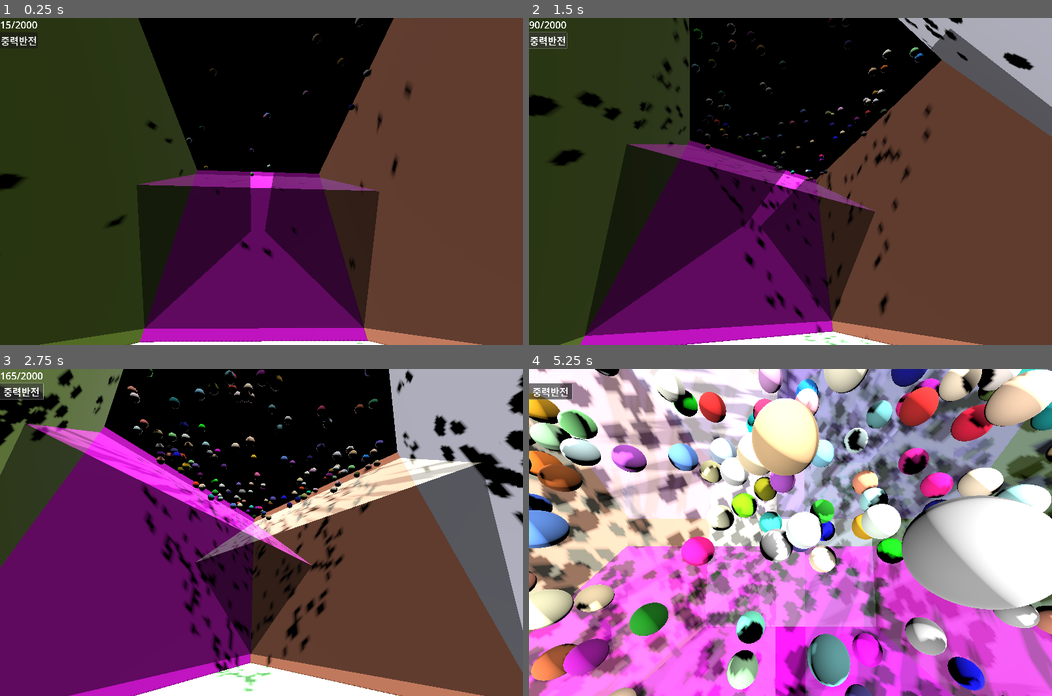
Above: before the commit, frames 1-4 (two rows, left to right).
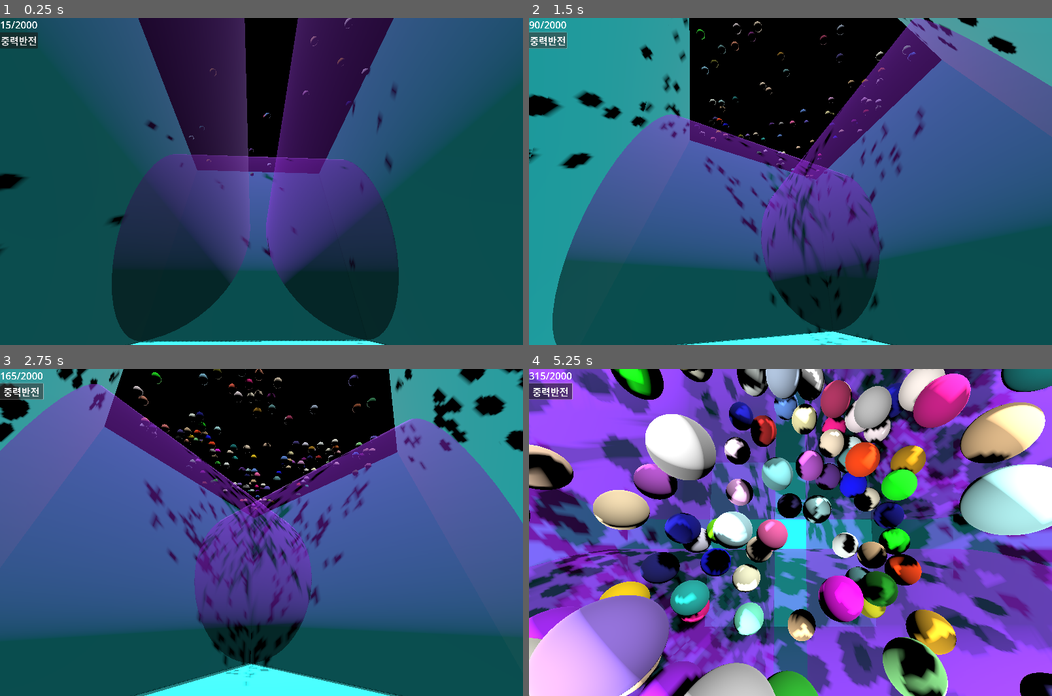
Above: after the commit, the same moments.

Repository: kasworld/gd4hourglass
Game: Godot game, scene res://main.tscn
The game is run twice, just before and just after one commit, with the same random seed, the same clock (stepped at 60 frames per second) and the same inputs.
Inputs (mouse positions are in pixels of both pictures, inside the frame that each line leads up to):
- Up to frame 1 (0.25 s): no input
- Up to frame 2 (1.5 s): click "중력반전" at 0.5 s; click "중력반전" at 1.25 s
- Up to frame 3 (2.75 s): click "중력반전" at 2 s
- Up to frame 4 (5.25 s): tap Enter at 2.75, 2.85, 3.6, 4.35, 5.1 s; move the mouse to (905, 516) at 2.77 s; click (905, 516) at 2.92 s; tap Space at 3.02, 3.77 s; move the mouse to (685, 548) at 3.52 s; click (685, 548) at 3.67 s; move the mouse to (842, 460) at 4.27 s; click (842, 460) at 4.42 s; move the mouse to (764, 597) at 5.02 s; click (764, 597) at 5.17 s

The runs differ from the first frame. In frame 1, 96% of the frame differs, in the area x 0-100%, y 0-100%; in frame 2, 87%; in frame 3, 86%; in frame 4, 99%.

Commit message:
add glass cylinder

Diff:
--- a/glass_cube.tscn
+++ b/glass_cube.tscn
@@ -9,12 +9,10 @@
 size = Vector3(20, 20, 20)
 
 [sub_resource type="StandardMaterial3D" id="StandardMaterial3D_afi5d"]
-resource_local_to_scene = true
 transparency = 1
 albedo_color = Color(1, 1, 0, 0.494118)
 
 [sub_resource type="BoxMesh" id="BoxMesh_qcpoa"]
-resource_local_to_scene = true
 material = SubResource("StandardMaterial3D_afi5d")
 size = Vector3(20, 20, 20)
 
--- /dev/null
+++ b/glass_cylinder.gd
@@ -0,0 +1,16 @@
+extends StaticBody3D
+class_name GlassCylinder
+
+func _ready() -> void:
+	set_color( Color(NamedColorList.color_list.pick_random()[0], 0.5) )
+
+func set_material(mat :Material) -> GlassCylinder:
+	$MeshInstance3D.mesh.material = mat
+	return self
+
+func set_color(co :Color) -> GlassCylinder:
+	$MeshInstance3D.mesh.material.albedo_color = co
+	return self
+
+func get_color() -> Color:
+	return $MeshInstance3D.mesh.material.albedo_color
--- /dev/null
+++ b/glass_cylinder.tscn
@@ -0,0 +1,32 @@
+[gd_scene load_steps=6 format=3 uid="uid://c1a8d2vgrvllr"]
+
+[ext_resource type="Script" uid="uid://cxdyfyo6sctly" path="res://glass_cylinder.gd" id="1_17qd6"]
+
+[sub_resource type="PhysicsMaterial" id="PhysicsMaterial_ivru2"]
+friction = 0.0
+
+[sub_resource type="CylinderShape3D" id="CylinderShape3D_17qd6"]
+height = 20.0
+radius = 10.0
+
+[sub_resource type="StandardMaterial3D" id="StandardMaterial3D_3a3pc"]
+transparency = 1
+albedo_color = Color(0, 0, 1, 0.490196)
+
+[sub_resource type="CylinderMesh" id="CylinderMesh_rygi4"]
+material = SubResource("StandardMaterial3D_3a3pc")
+top_radius = 10.0
+bottom_radius = 10.0
+height = 20.0
+
+[node name="GlassCylinder" type="StaticBody3D"]
+physics_material_override = SubResource("PhysicsMaterial_ivru2")
+script = ExtResource("1_17qd6")
+
+[node name="CollisionShape3D" type="CollisionShape3D" parent="."]
+transform = Transform3D(1, 0, 0, 0, -4.37114e-08, -1, 0, 1, -4.37114e-08, 0, 0, 0)
+shape = SubResource("CylinderShape3D_17qd6")
+
+[node name="MeshInstance3D" type="MeshInstance3D" parent="."]
+transform = Transform3D(1, 0, 0, 0, -4.37114e-08, -1, 0, 1, -4.37114e-08, 0, 0, 0)
+mesh = SubResource("CylinderMesh_rygi4")
--- a/main.tscn
+++ b/main.tscn
@@ -1,8 +1,9 @@
-[gd_scene load_steps=5 format=3 uid="uid://77755d2wkde0"]
+[gd_scene load_steps=6 format=3 uid="uid://77755d2wkde0"]
 
 [ext_resource type="Script" uid="uid://7lxpeq7pdhao" path="res://main.gd" id="1_ig7tw"]
 [ext_resource type="PackedScene" uid="uid://2s14pnvkeo8t" path="res://glass_cube.tscn" id="3_1bvp3"]
 [ext_resource type="PackedScene" uid="uid://dwv6qfmupuvqj" path="res://wall.tscn" id="3_h2yge"]
+[ext_resource type="PackedScene" uid="uid://c1a8d2vgrvllr" path="res://glass_cylinder.tscn" id="3_lquwl"]
 
 [sub_resource type="Theme" id="Theme_h2yge"]
 default_font_size = 48
@@ -30,24 +31,6 @@
 shadow_enabled = true
 sky_mode = 1
 
-[node name="WallBottom" parent="." instance=ExtResource("3_h2yge")]
-transform = Transform3D(1, 0, 0, 0, 1, 0, 0, 0, 1, 0, -10, 0)
-
-[node name="WallNorth" parent="." instance=ExtResource("3_h2yge")]
-transform = Transform3D(1, 0, 0, 0, -4.37114e-08, -1, 0, 1, -4.37114e-08, 0, 0, -10)
-
-[node name="WallSouth" parent="." instance=ExtResource("3_h2yge")]
-transform = Transform3D(1, 0, 0, 0, -4.37114e-08, 1, 0, -1, -4.37114e-08, 0, 0, 10)
-
-[node name="WallWest" parent="." instance=ExtResource("3_h2yge")]
-transform = Transform3D(-4.37114e-08, 1, 0, -1, -4.37114e-08, 0, 0, 0, 1, -10, 0, 0)
-
-[node name="WallEast" parent="." instance=ExtResource("3_h2yge")]
-transform = Transform3D(-4.37114e-08, -1, 0, 1, -4.37114e-08, 0, 0, 0, 1, 10, 0, 0)
-
-[node name="WallTop" parent="." instance=ExtResource("3_h2yge")]
-transform = Transform3D(1, 0, 0, 0, -1, 8.74228e-08, 0, -8.74228e-08, -1, 0, 10, 0)
-
 [node name="DropContainer" type="Node3D" parent="."]
 
 [node name="왼쪽패널" type="VBoxContainer" parent="."]
@@ -62,16 +45,53 @@
 layout_mode = 2
 text = "중력반전"
 
-[node name="GlassCube1" parent="." instance=ExtResource("3_1bvp3")]
+[node name="CubeContainer" type="Node3D" parent="."]
+transform = Transform3D(1, 0, 0, 0, 1, 0, 0, 0, 1, 0, 30, 0)
+
+[node name="GlassCube1" parent="CubeContainer" instance=ExtResource("3_1bvp3")]
 transform = Transform3D(0.707107, -0.707107, 0, 0.707107, 0.707107, 0, 0, 0, 1, 15, 0, 0)
 
-[node name="GlassCube2" parent="." instance=ExtResource("3_1bvp3")]
+[node name="GlassCube2" parent="CubeContainer" instance=ExtResource("3_1bvp3")]
 transform = Transform3D(0.707107, -0.707107, 0, 0.707107, 0.707107, 0, 0, 0, 1, -15, 0, 0)
 
-[node name="GlassCube3" parent="." instance=ExtResource("3_1bvp3")]
+[node name="GlassCube3" parent="CubeContainer" instance=ExtResource("3_1bvp3")]
 transform = Transform3D(1, 0, 0, 0, 0.707107, -0.707107, 0, 0.707107, 0.707107, 0, 0, 15)
 
-[node name="GlassCube4" parent="." instance=ExtResource("3_1bvp3")]
+[node name="GlassCube4" parent="CubeContainer" instance=ExtResource("3_1bvp3")]
 transform = Transform3D(1, 0, 0, 0, 0.707107, -0.707107, 0, 0.707107, 0.707107, 0, 0, -15)
 
+[node name="CylinderContainer" type="Node3D" parent="."]
+
+[node name="GlassCylinder" parent="CylinderContainer" instance=ExtResource("3_lquwl")]
+transform = Transform3D(1, 0, 0, 0, 1, 0, 0, 0, 1, 11, 0, 0)
+
+[node name="GlassCylinder2" parent="CylinderContainer" instance=ExtResource("3_lquwl")]
+transform = Transform3D(1, 0, 0, 0, 1, 0, 0, 0, 1, -11, 0, 0)
+
+[node name="GlassCylinder3" parent="CylinderContainer" instance=ExtResource("3_lquwl")]
+transform = Transform3D(-4.37114e-08, 0, 1, 0, 1, 0, -1, 0, -4.37114e-08, 0, 0, 11)
+
+[node name="GlassCylinder4" parent="CylinderContainer" instance=ExtResource("3_lquwl")]
+transform = Transform3D(-4.37114e-08, 0, 1, 0, 1, 0, -1, 0, -4.37114e-08, 0, 0, -11)
+
+[node name="WallContainer" type="Node3D" parent="."]
+
+[node name="WallBottom" parent="WallContainer" instance=ExtResource("3_h2yge")]
+transform = Transform3D(1, 0, 0, 0, 1, 0, 0, 0, 1, 0, -10, 0)
+
+[node name="WallNorth" parent="WallContainer" instance=ExtResource("3_h2yge")]
+transform = Transform3D(1, 0, 0, 0, -4.37114e-08, -1, 0, 1, -4.37114e-08, 0, 0, -10)
+
+[node name="WallSouth" parent="WallContainer" instance=ExtResource("3_h2yge")]
+transform = Transform3D(1, 0, 0, 0, -4.37114e-08, 1, 0, -1, -4.37114e-08, 0, 0, 10)
+
+[node name="WallWest" parent="WallContainer" instance=ExtResource("3_h2yge")]
+transform = Transform3D(-4.37114e-08, 1, 0, -1, -4.37114e-08, 0, 0, 0, 1, -10, 0, 0)
+
+[node name="WallEast" parent="WallContainer" instance=ExtResource("3_h2yge")]
+transform = Transform3D(-4.37114e-08, -1, 0, 1, -4.37114e-08, 0, 0, 0, 1, 10, 0, 0)
+
+[node name="WallTop" parent="WallContainer" instance=ExtResource("3_h2yge")]
+transform = Transform3D(1, 0, 0, 0, -1, 8.74228e-08, 0, -8.74228e-08, -1, 0, 10, 0)
+
 [connection signal="pressed" from="왼쪽패널/중력반전" to="." method="_on_중력반전_pressed"]
--- a/wall.tscn
+++ b/wall.tscn
@@ -7,12 +7,10 @@
 [sub_resource type="WorldBoundaryShape3D" id="WorldBoundaryShape3D_0xm2m"]
 
 [sub_resource type="StandardMaterial3D" id="StandardMaterial3D_xxgf6"]
-resource_local_to_scene = true
 albedo_color = Color(0, 1, 0, 1)
 normal_enabled = true
 
 [sub_resource type="PlaneMesh" id="PlaneMesh_0xm2m"]
-resource_local_to_scene = true
 material = SubResource("StandardMaterial3D_xxgf6")
 size = Vector2(20, 20)
 
Not shown, added: glass_cylinder.gd.uid
